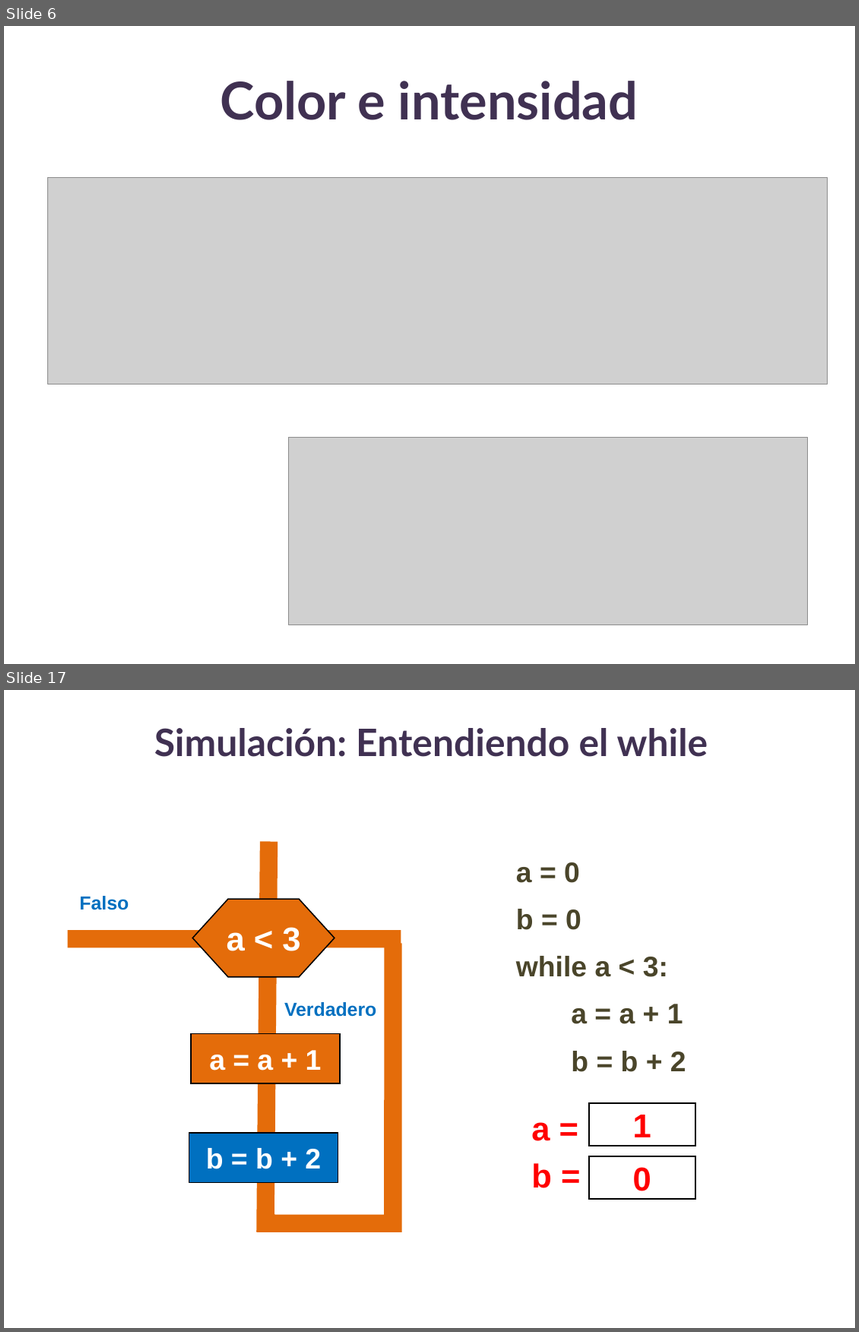
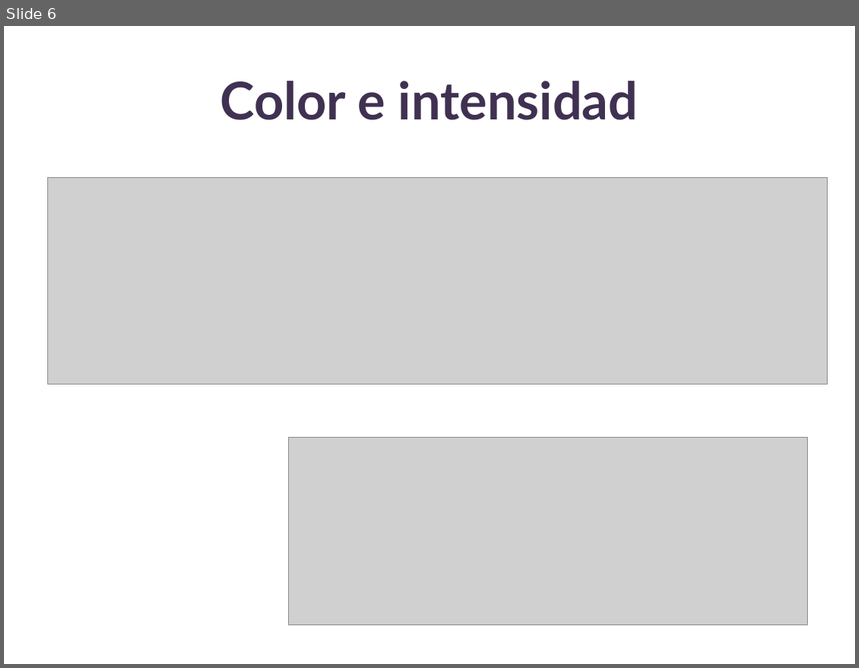
Before and after one commit to lizetheP/Tecnologias, a slide deck: Calendario/Presentaciones/0_Colores.pptx. Shown one above the other, each under a label of ours: slides 6 and 17 before the commit, slide 6 after it; the slides between them are not shown. The pictures are 859x1332 and 859x668 pixels, drawn with LibreOffice and Linux fonts; fonts in the diff are those of the drawing; grey boxes stand for pictures. Boxes give left, top, right and bottom in pixels: in the first picture for what was removed or moved away, otherwise in the second. Text is boxed around its words. In the diff, an @@ line names an element or a change of style, - is before the commit and + after.

```diff
--- a/Calendario/Presentaciones/0_Colores.pptx
+++ b/Calendario/Presentaciones/0_Colores.pptx
@@ slide 17 removed at (4, 690, 855, 1328), background #FFFFFF @@
@@ title removed at (154, 728, 709, 757) @@
-Simulación: Entendiendo el while
@@ line removed from (265, 1232) to (268, 841) @@
@@ text removed at (516, 863, 686, 1072) @@
-a = 0
-b = 0
-while a < 3:
-a = a + 1
-b = b + 2
@@ text removed at (79, 896, 129, 910) @@
-Falso
@@ hexagon removed at (193, 900, 335, 978) @@
-a < 3
@@ line removed from (401, 939) to (68, 939) @@
@@ line removed from (393, 1232) to (393, 944) @@
@@ text removed at (284, 1002, 376, 1017) @@
-Verdadero
@@ rectangle removed at (191, 1034, 340, 1083) @@
-a = a + 1
@@ text removed at (531, 1122, 552, 1189) @@
-a =
-b =
@@ rectangle removed at (588, 1103, 695, 1146) @@
-1
@@ rectangle removed at (189, 1134, 338, 1182) @@
-b = b + 2
@@ rectangle removed at (588, 1157, 695, 1199) @@
-0
@@ line removed from (268, 1224) to (396, 1224) @@
```
Also in this commit, not shown: 49 other slides removed, 5 other files.
